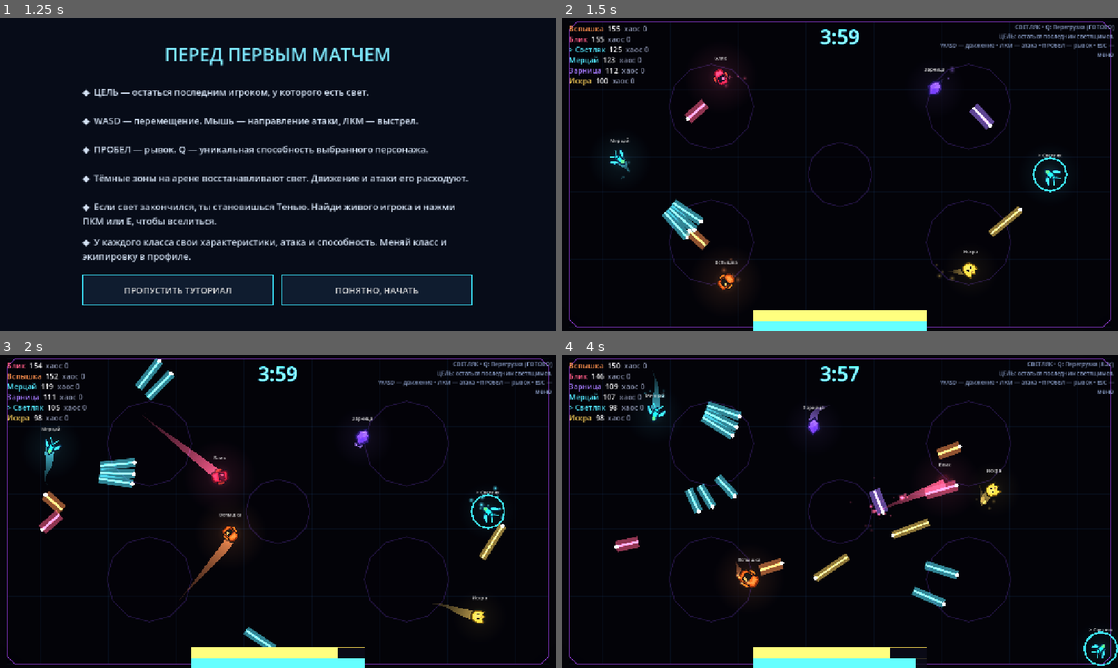
Above: before the commit, frames 1-4 (two rows, left to right).
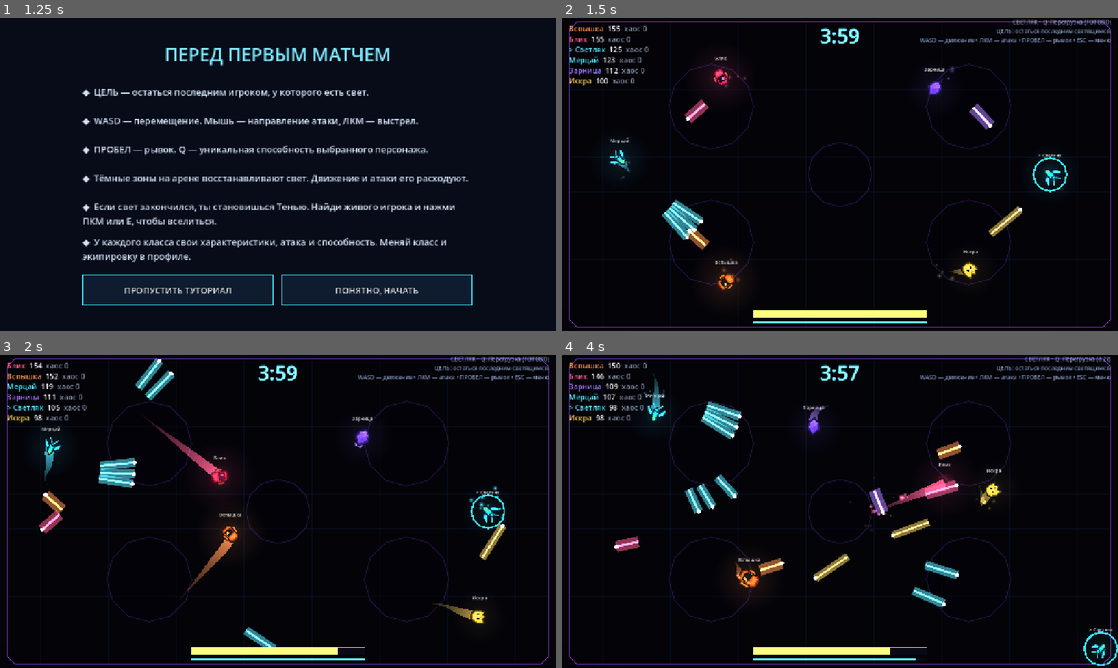
Above: after the commit, the same moments.

Repository: DvoreZZKy/svetobalamut
Game: Godot game, scene res://scenes/menu.tscn
Same seed, same stepped clock (60 frames per second), same inputs: the game is played once before the commit and once after it.
Inputs (mouse positions are in pixels of both pictures, inside the frame that each line leads up to):
- Up to frame 1 (1.25 s): click "Играть одному (с ботами)" at 0.5 s
- Up to frame 2 (1.5 s): click "ПОНЯТНО, НАЧАТЬ" at 1.25 s
- Up to frame 3 (2 s): no input
- Up to frame 4 (4 s): tap Enter (restart) at 2 s; move the mouse to (962, 495) at 2.02 s; hold D (right) 2.03-2.78 s; hold Space (dash) 2.03-2.78 s; click (962, 495) at 2.17 s; move the mouse to (728, 527) at 2.77 s; hold S (down) 2.78-3.53 s; tap Q (ability) at 2.85 s; tap Space (dash) at 3.05 s; move the mouse to (895, 442) at 3.52 s; hold D (right) from 3.53 s (still down); hold Space (dash) from 3.53 s (still down)

Frame 1 is identical in both runs. In frame 2, 2.6% of the frame differs, in the area x 34-100%, y 0-100%; in frame 3, 2.6%; in frame 4, 2.5%.

Commit message:
Anchor arena HUD to viewport and prevent edge clipping

Diff:
--- a/scripts/arena.gd
+++ b/scripts/arena.gd
@@ -172,9 +172,21 @@
 	var cl := CanvasLayer.new()
 	cl.layer = 10
 	add_child(cl)
-	timer_lbl = _label("4:00", 46, Vector2(540, 10), Vector2(200, 56), cl, true)
+	timer_lbl = _label("4:00", 46, Vector2.ZERO, Vector2(220, 58), cl, true)
+	timer_lbl.anchor_left = 0.5
+	timer_lbl.anchor_right = 0.5
+	timer_lbl.offset_left = -110
+	timer_lbl.offset_right = 110
+	timer_lbl.offset_top = 8
+	timer_lbl.offset_bottom = 66
 	timer_lbl.modulate = Color(0.6, 1.8, 2.2)
-	banner = _label("", 70, Vector2(0, 190), Vector2(1280, 100), cl, true)
+	banner = _label("", 70, Vector2.ZERO, Vector2(1280, 100), cl, true)
+	banner.anchor_left = 0.5
+	banner.anchor_right = 0.5
+	banner.offset_left = -640
+	banner.offset_right = 640
+	banner.anchor_top = 0.28
+	banner.anchor_bottom = 0.28
 	banner.pivot_offset = Vector2(640, 50)
 	banner.modulate.a = 0.0
 	score_lbl = RichTextLabel.new()
@@ -182,18 +194,49 @@
 	score_lbl.fit_content = true
 	score_lbl.scroll_active = false
 	score_lbl.position = Vector2(16, 12)
-	score_lbl.size = Vector2(340, 300)
+	score_lbl.size = Vector2(330, 340)
+	score_lbl.clip_contents = true
 	score_lbl.mouse_filter = Control.MOUSE_FILTER_IGNORE
 	score_lbl.add_theme_font_size_override("normal_font_size", 17)
 	cl.add_child(score_lbl)
-	help_lbl = _label("", 15, Vector2(850, 12), Vector2(420, 92), cl)
+	help_lbl = _label("", 15, Vector2.ZERO, Vector2(500, 112), cl)
+	help_lbl.anchor_left = 1.0
+	help_lbl.anchor_right = 1.0
+	help_lbl.offset_left = -516
+	help_lbl.offset_right = -16
+	help_lbl.anchor_top = 0.0
+	help_lbl.anchor_bottom = 0.0
 	help_lbl.horizontal_alignment = HORIZONTAL_ALIGNMENT_RIGHT
 	help_lbl.autowrap_mode = TextServer.AUTOWRAP_WORD_SMART
 	help_lbl.add_theme_font_size_override("font_size", 13)
 	help_lbl.modulate = Color(0.7, 0.8, 1.0, 0.75)
-	light_bar = _bar(Vector2(440, 672), Vector2(400, 18), Color(1.6, 1.4, 0.5), cl)
-	dash_bar = _bar(Vector2(440, 696), Vector2(400, 7), Color(0.4, 1.6, 2.0), cl)
-	wait_lbl = _label("Ждём хоста…", 30, Vector2(0, 330), Vector2(1280, 60), cl, true)
+	light_bar = _bar(Vector2.ZERO, Vector2(400, 18), Color(1.6, 1.4, 0.5), cl)
+	light_bar.anchor_left = 0.5
+	light_bar.anchor_right = 0.5
+	light_bar.anchor_top = 1.0
+	light_bar.anchor_bottom = 1.0
+	light_bar.offset_left = -200
+	light_bar.offset_right = 200
+	light_bar.offset_top = -48
+	light_bar.offset_bottom = -30
+	dash_bar = _bar(Vector2.ZERO, Vector2(400, 7), Color(0.4, 1.6, 2.0), cl)
+	dash_bar.anchor_left = 0.5
+	dash_bar.anchor_right = 0.5
+	dash_bar.anchor_top = 1.0
+	dash_bar.anchor_bottom = 1.0
+	dash_bar.offset_left = -200
+	dash_bar.offset_right = 200
+	dash_bar.offset_top = -24
+	dash_bar.offset_bottom = -17
+	wait_lbl = _label("Ждём хоста…", 30, Vector2.ZERO, Vector2(1280, 60), cl, true)
+	wait_lbl.anchor_left = 0.5
+	wait_lbl.anchor_right = 0.5
+	wait_lbl.anchor_top = 0.5
+	wait_lbl.anchor_bottom = 0.5
+	wait_lbl.offset_left = -640
+	wait_lbl.offset_right = 640
+	wait_lbl.offset_top = -30
+	wait_lbl.offset_bottom = 30
 	wait_lbl.visible = is_client
 	over_rect = ColorRect.new()
 	over_rect.color = Color(0, 0, 0, 0.72)
@@ -201,7 +244,15 @@
 	over_rect.mouse_filter = Control.MOUSE_FILTER_IGNORE
 	over_rect.visible = false
 	cl.add_child(over_rect)
-	over_lbl = _label("", 44, Vector2(0, 220), Vector2(1280, 300), over_rect, true)
+	over_lbl = _label("", 44, Vector2.ZERO, Vector2(1280, 300), over_rect, true)
+	over_lbl.anchor_left = 0.5
+	over_lbl.anchor_right = 0.5
+	over_lbl.anchor_top = 0.5
+	over_lbl.anchor_bottom = 0.5
+	over_lbl.offset_left = -640
+	over_lbl.offset_right = 640
+	over_lbl.offset_top = -150
+	over_lbl.offset_bottom = 150
 
 
 # -------------------------------------------------------------- рисование --
